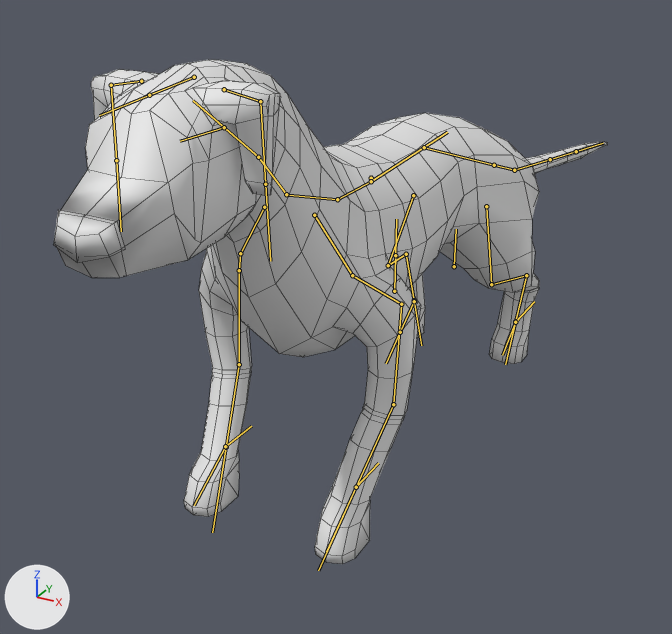
A saved change to the FBX model Brumas/Assets/Models/FBX/Cachorro.fbx.
Before and after are seen from a 50 mm lens placed at (1.53, -3.05, 2.02), pointed at (-0.11, -0.06, 0.53). The axes (+X, +Y, +Z) are drawn at lower left. The lights are the same throughout. The first picture is the older version. Both versions are drawn at frame 150 of the action 'Esqueleto|Idle'; the numbers are the values there. The bones that change, and the others that lie on the model, are drawn over the model as lines. Mesh edges are drawn as thin lines.

The first picture shows 'Cachorro'.
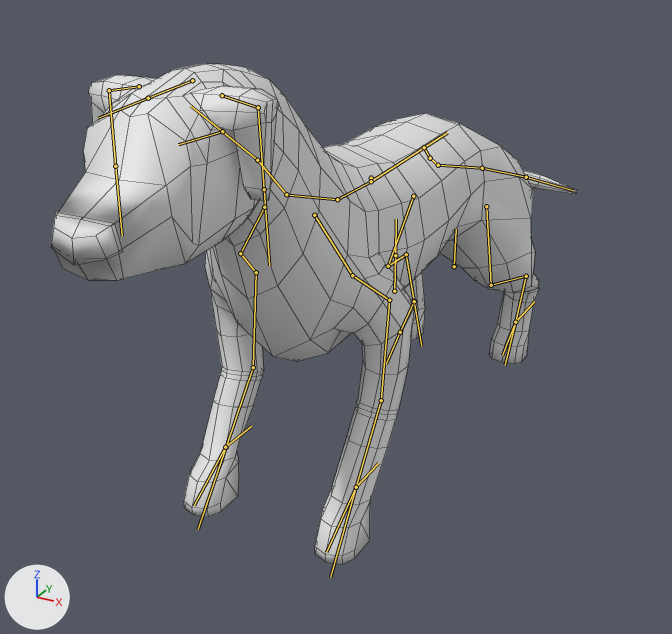
Where the change shows, as pixel boxes [x1, y1, x2, y2] in the pictures (672 x 634 px):
'Cachorro', posed
    before: [54, 60, 608, 564]
    after: [51, 64, 577, 564]
bone 'PescoçoDeTras', root to tip
    before: (286, 194) to (258, 157)
    after: (286, 194) to (257, 160)
bone 'PescoçoDaFrente', root to tip
    before: (258, 157) to (193, 100)
    after: (257, 160) to (191, 106)
bone 'Cabeça', root to tip
    before: (224, 127) to (180, 141)
    after: (222, 131) to (178, 144)
bone 'Braço.L', root to tip
    before: (352, 275) to (401, 304)
    after: (352, 275) to (389, 300)
bone 'Braço.R', root to tip
    before: (240, 253) to (239, 270)
    after: (240, 253) to (256, 272)
bone 'Garupa', root to tip
    before: (424, 147) to (494, 165)
    after: (424, 147) to (430, 158)
bone 'VertebraDeCauda', root to tip
    before: (494, 165) to (514, 170)
    after: (430, 158) to (438, 165)
bone 'RaboFrente', root to tip
    before: (514, 170) to (550, 159)
    after: (438, 165) to (482, 168)
bone 'RaboMeio', root to tip
    before: (550, 159) to (576, 151)
    after: (482, 168) to (526, 177)
bone 'RaboAtras', root to tip
    before: (576, 151) to (603, 143)
    after: (526, 177) to (573, 190)

The change, as a list of edits to the scene's bpy script:
```text
Change bone_pescoçodetras:
    where bone_pescoçodetras = bpy.data.objects['Esqueleto'].pose.bones['PescoçoDeTras']  # child of 'Trapezio'
    bone_pescoçodetras.rotation_quaternion: (0.998, -0.058, 0.0, 0.0) -> (0.999, -0.038, 0.0, 0.0)  # degrees (-7, 0, 0) -> degrees (-4, 0, 0)
Change bone_pescoçodafrente:
    where bone_pescoçodafrente = bpy.data.objects['Esqueleto'].pose.bones['PescoçoDaFrente']  # child of 'PescoçoDeTras'
    bone_pescoçodafrente.rotation_quaternion: (0.998, 0.058, 0.0, 0.0) -> (0.999, 0.047, 0.0, 0.0)  # degrees (7, 0, 0) -> degrees (5, 0, 0)
Change bone_cabeça:
    where bone_cabeça = bpy.data.objects['Esqueleto'].pose.bones['Cabeça']  # child of 'PescoçoDaFrente'
    bone_cabeça.rotation_quaternion: (0.999, 0.046, 0.0, 0.0) -> (1.0, 0.031, 0.0, 0.0)  # degrees (5, 0, 0) -> degrees (4, 0, 0)
Change bone_braço_l:
    where bone_braço_l = bpy.data.objects['Esqueleto'].pose.bones['Braço.L']  # child of 'Clavicula.L'
    bone_braço_l.rotation_quaternion: (0.97, 0.204, 0.045, -0.122) -> (0.967, 0.243, -0.079, -0.015)  # degrees (23, 8, -13) -> degrees (28, -8, -4)
Change bone_braço_r:
    where bone_braço_r = bpy.data.objects['Esqueleto'].pose.bones['Braço.R']  # child of 'Clavicula.R'
    bone_braço_r.rotation_quaternion: (0.97, 0.204, -0.045, 0.122) -> (0.967, 0.243, 0.079, 0.015)  # degrees (23, -8, 13) -> degrees (28, 8, 4)
Change bone_garupa:
    where bone_garupa = bpy.data.objects['Esqueleto'].pose.bones['Garupa']  # child of 'ColunaDeTras'
    bone_garupa.rotation_quaternion: (0.988, 0.0, 0.049, -0.147) -> (0.985, 0.0, -0.055, 0.163)  # degrees (-1, 6, -17) -> degrees (-1, -6, 19)
Change bone_vertebradecauda:
    where bone_vertebradecauda = bpy.data.objects['Esqueleto'].pose.bones['VertebraDeCauda']  # child of 'Garupa'
    bone_vertebradecauda.rotation_quaternion: (1.0, 0.0, 0.0, 0.0) -> (0.993, -0.069, 0.0, -0.096)  # degrees (0, 0, 0) -> degrees (-8, -1, -11)
Change bone_rabofrente:
    where bone_rabofrente = bpy.data.objects['Esqueleto'].pose.bones['RaboFrente']  # child of 'VertebraDeCauda'
    bone_rabofrente.rotation_quaternion: (1.0, 0.0, 0.0, 0.0) -> (0.944, -0.05, 0.045, -0.322)  # degrees (0, 0, 0) -> degrees (-7, 3, -38)
Change bone_rabomeio:
    where bone_rabomeio = bpy.data.objects['Esqueleto'].pose.bones['RaboMeio']  # child of 'RaboFrente'
    bone_rabomeio.rotation_quaternion: (1.0, 0.0, 0.0, 0.0) -> (0.926, -0.032, 0.033, -0.374)  # degrees (0, 0, 0) -> degrees (-5, 2, -44)
Change bone_raboatras:
    where bone_raboatras = bpy.data.objects['Esqueleto'].pose.bones['RaboAtras']  # child of 'RaboMeio'
    bone_raboatras.rotation_quaternion: (1.0, 0.0, 0.0, 0.0) -> (0.991, -0.027, -0.004, -0.135)  # degrees (0, 0, 0) -> degrees (-3, -1, -15)
```
